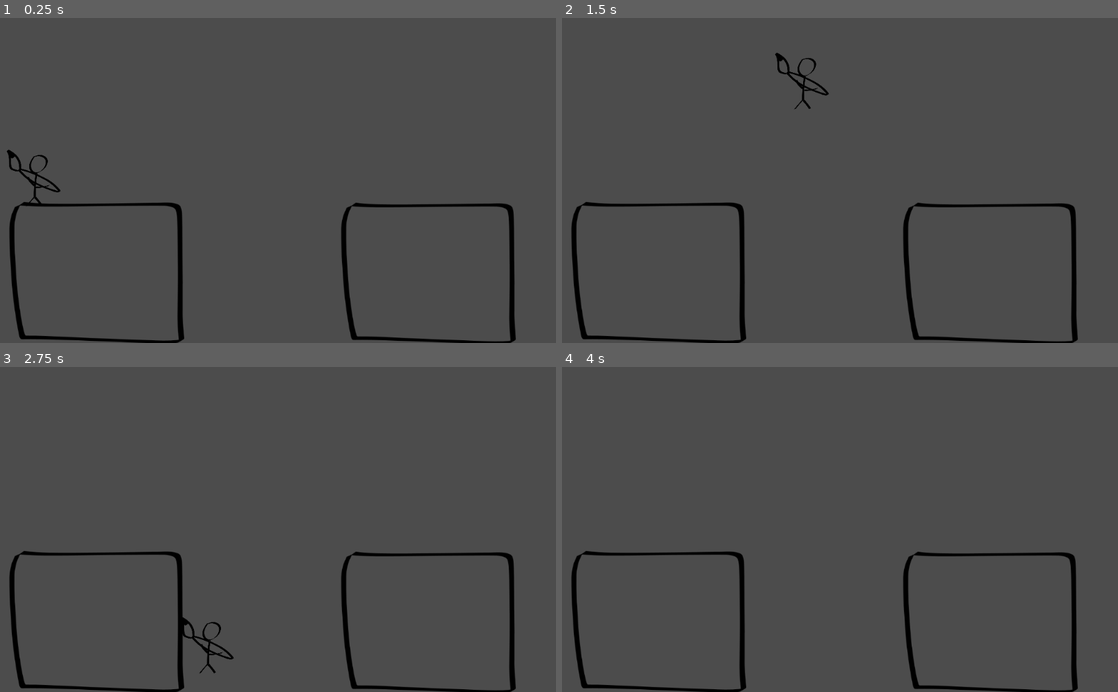
Above: before the commit, frames 1-4 (two rows, left to right).
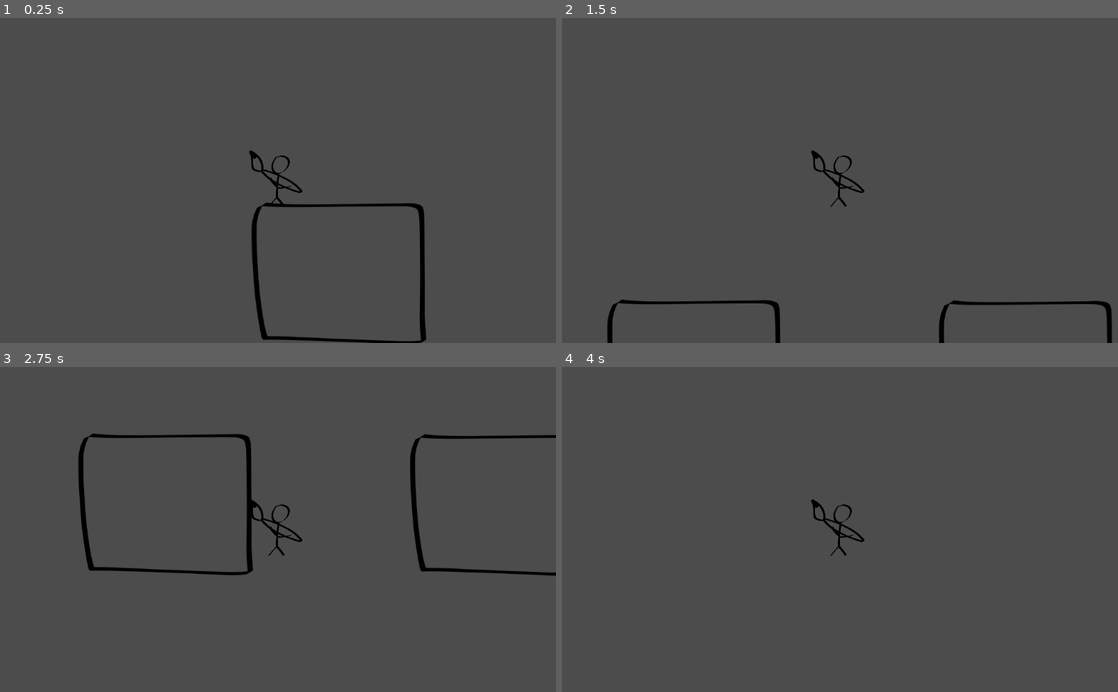
Above: after the commit, the same moments.

Repository: motizukilucas/godot-brush-game
Game: Godot game, scene res://World.tscn
The game is run twice, just before and just after one commit, with the same random seed, the same clock (stepped at 60 frames per second) and the same inputs.
Inputs (mouse positions are in pixels of both pictures, inside the frame that each line leads up to):
- Up to frame 1 (0.25 s): no input
- Up to frame 2 (1.5 s): tap Enter at 0.5 s; move the mouse to (962, 164) at 0.52 s; hold D (right) from 0.53 s (still down); click (962, 164) at 0.67 s; tap Space (jump) at 0.77 s; move the mouse to (728, 196) at 1.27 s
- Up to frame 3 (2.75 s): tap Space (jump) at 1.52 s; move the mouse to (333, 458) at 2.02 s; release D (right) at 2.03 s; hold A (left) from 2.03 s (still down)
- Up to frame 4 (4 s): move the mouse to (812, 594) at 2.77 s; release A (left) at 2.78 s; hold D (right) from 2.78 s (still down); click (812, 594) at 2.92 s; tap Space (jump) at 3.02, 3.5, 3.77 s; move the mouse to (1006, 578) at 3.52 s

The runs differ from the first frame. In frame 1, 4.3% of the frame differs, in the area x 1-93%, y 40-100%; in frame 2, 4.1%; in frame 3, 5.3%, in the area x 1-100%, y 20-100%; in frame 4, 2.9%.

Commit message:
Adding camera to player

Diff:
--- a/Player/Player.tscn
+++ b/Player/Player.tscn
@@ -22,3 +22,7 @@
 position = Vector2( 1.12235, -1.58802 )
 scale = Vector2( 0.272452, 0.272452 )
 texture = ExtResource( 1 )
+
+[node name="Camera2D" type="Camera2D" parent="."]
+position = Vector2( 0, -28 )
+current = true
